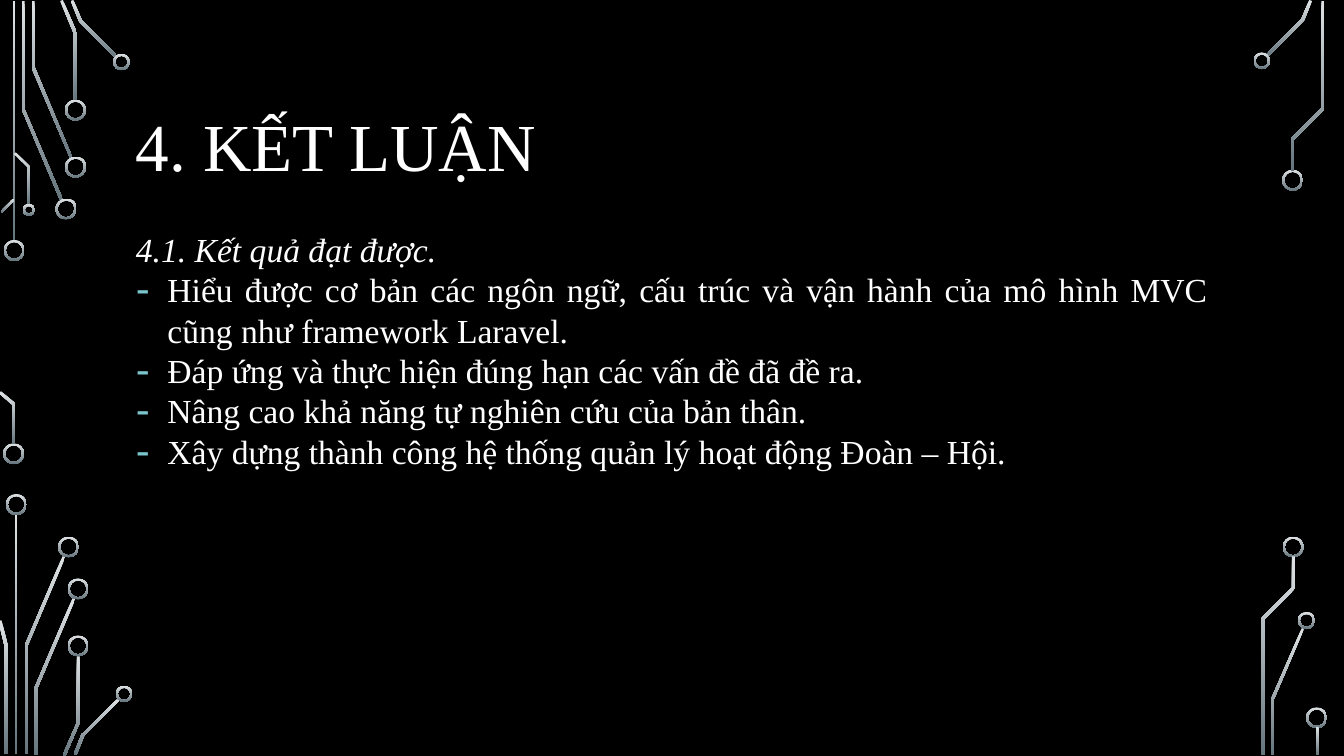
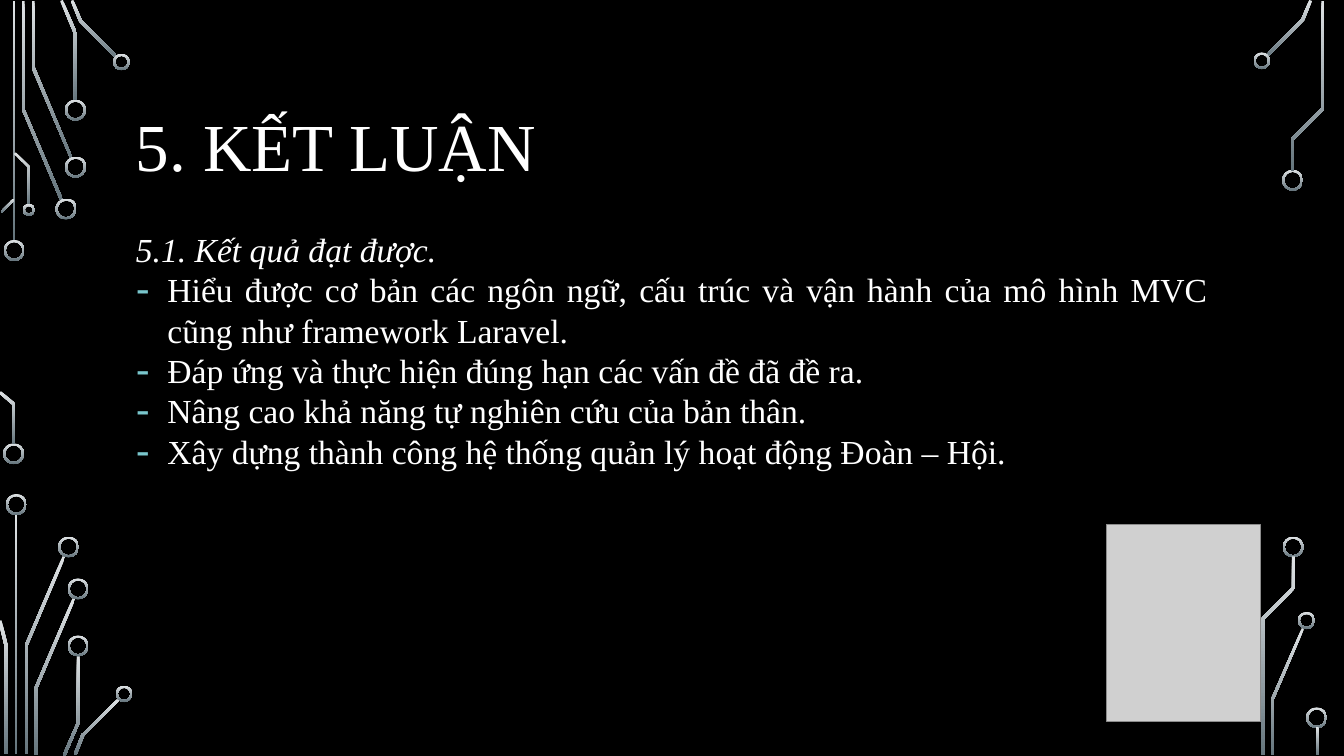
Before and after one commit to kiet1022/DoanHoiIT, a slide deck: slide 13 of FileBC/SlideBaoCaoVer2NotComplete.pptx (slide 15 before the commit). Drawn at 1344x756 pixels with LibreOffice and Linux fonts; fonts in the diff are those of the drawing; grey boxes stand for pictures; background and template pictures are left out. Boxes give left, top, right and bottom in pixels: in the first picture for what was removed or moved away, otherwise in the second. Text is boxed around its words. In the diff, an @@ line names an element or a change of style, - is before the commit and + after.

```diff
--- a/FileBC/SlideBaoCaoVer2NotComplete.pptx
+++ b/FileBC/SlideBaoCaoVer2NotComplete.pptx
@@ title at [136, 119, 536, 182]: text changed @@
-4. KẾT LUẬN
+5. KẾT LUẬN
@@ text at [136, 237, 436, 269]: text changed @@
-4.1. Kết quả đạt được.
+5.1. Kết quả đạt được.
@@ picture added at [1107, 525, 1261, 722] @@
```
Also in this commit, not shown: 7 other slides changed, 2 slides added, 4 slides removed.
